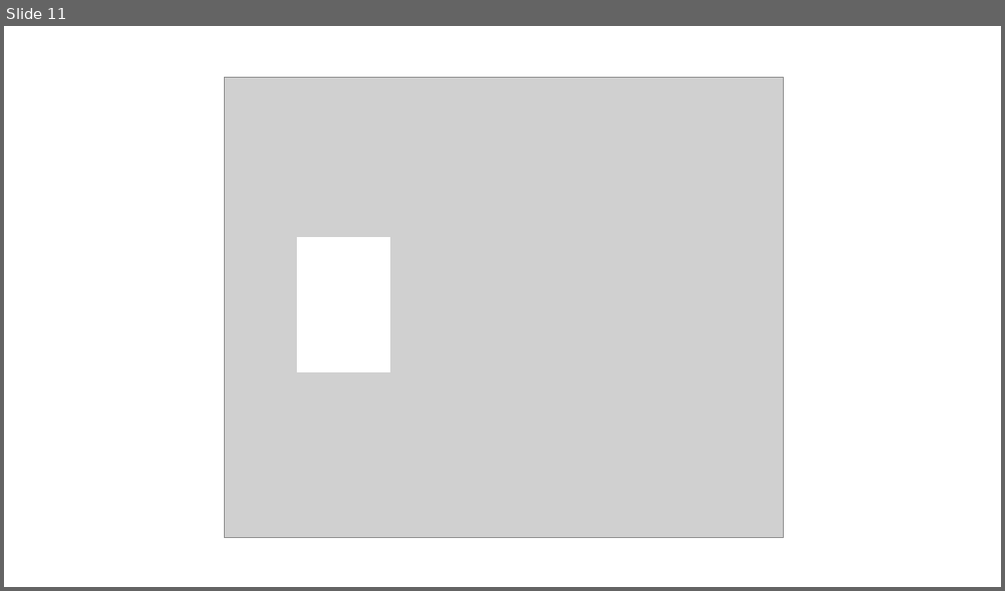
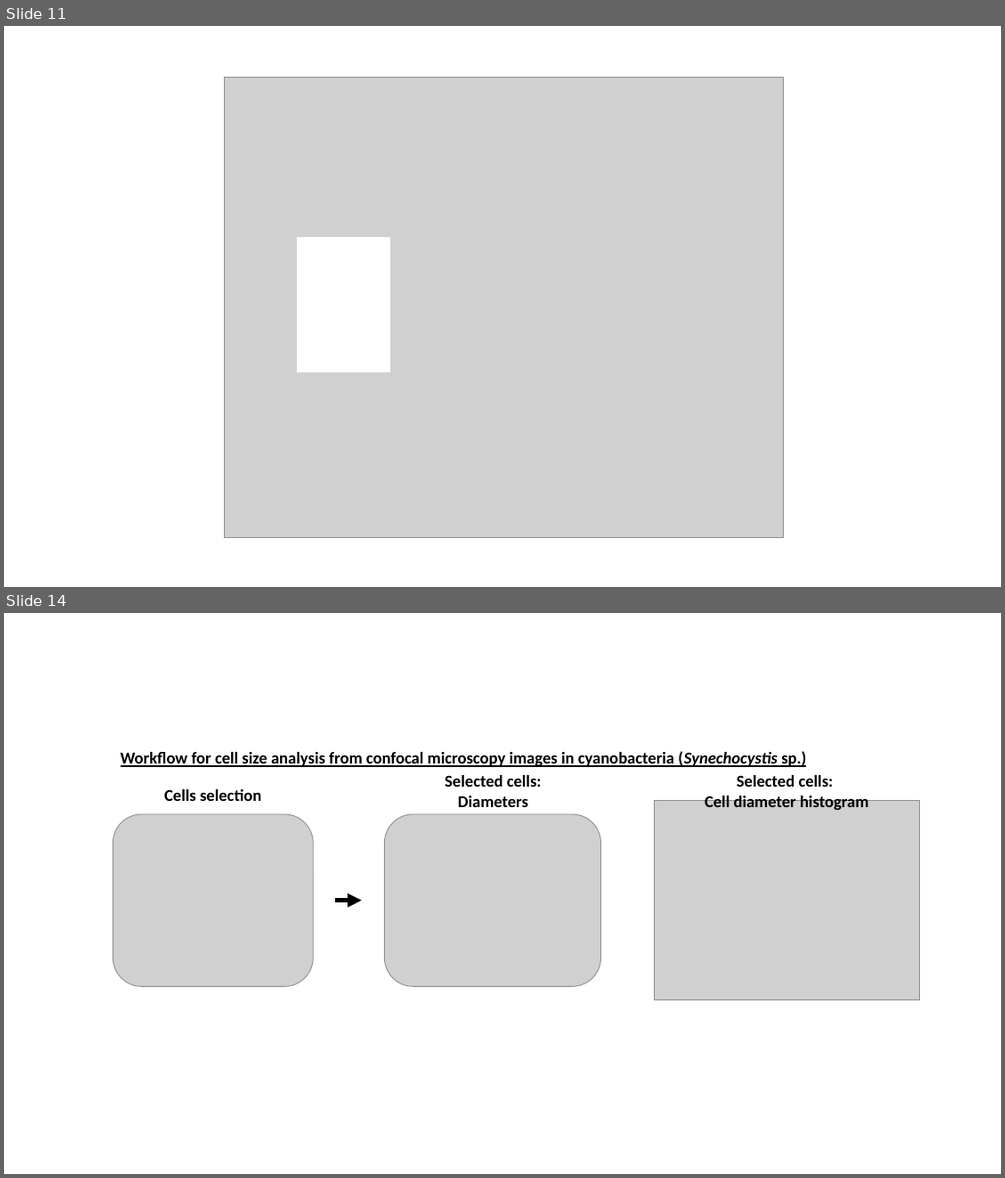
Before and after one commit to Zastupic/cyano-tools, a slide deck: website/static/files/images for website.pptx. Shown one above the other, each under a label of ours: slide 11 before the commit, slides 11 and 14 after it; the slides between them are not shown. The pictures are 1005x591 and 1005x1178 pixels, drawn with LibreOffice and Linux fonts; fonts in the diff are those of the drawing; grey boxes stand for pictures. Boxes give left, top, right and bottom in pixels: in the first picture for what was removed or moved away, otherwise in the second. Text is boxed around its words. In the diff, an @@ line names an element or a change of style, - is before the commit and + after.

Commit message:
cell size, pigment profiles analysis-workflow images, saving images into excel (cell size only)

```diff
--- a/website/static/files/images for website.pptx
+++ b/website/static/files/images for website.pptx
@@ slide 14 added at <box>4,613,1001,1174</box>, background #FFFFFF @@
@@ group added at <box>113,751,920,1000</box>: 4 texts, 3 pictures, 1 arrow @@
+Workflow for cell size analysis from confocal microscopy images in cyanobacteria (Synechocystis sp.)
+Selected cells:
+Diameters
+Cells selection
+Selected cells:
+Cell diameter histogram
```
Also in this commit, not shown: 3 other slides added, 15 other files.
